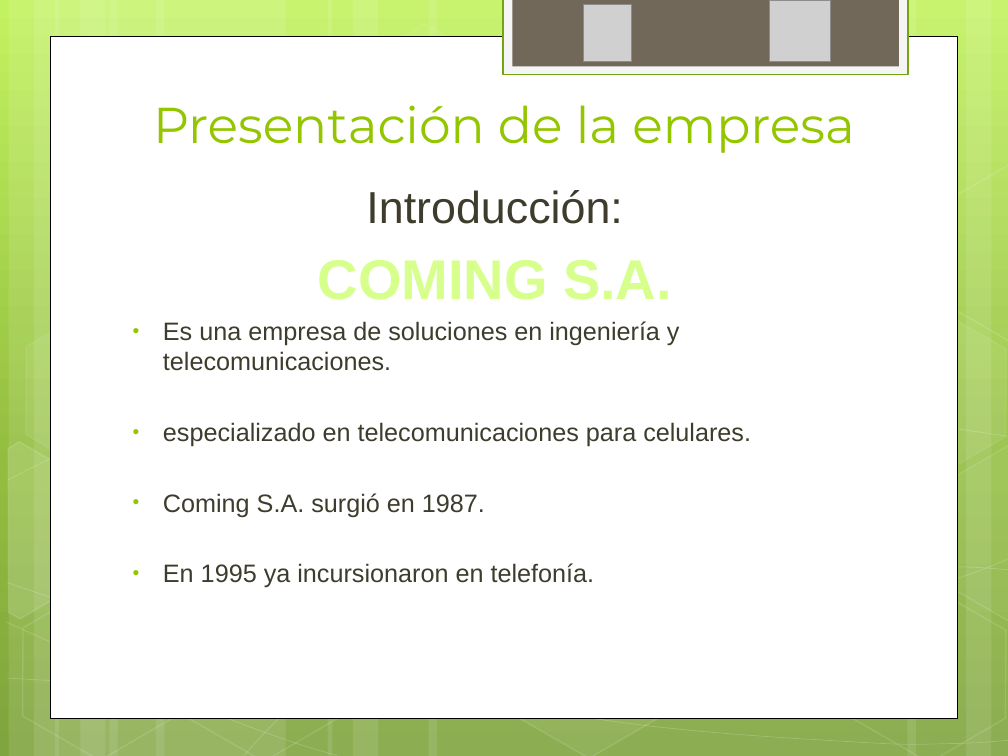
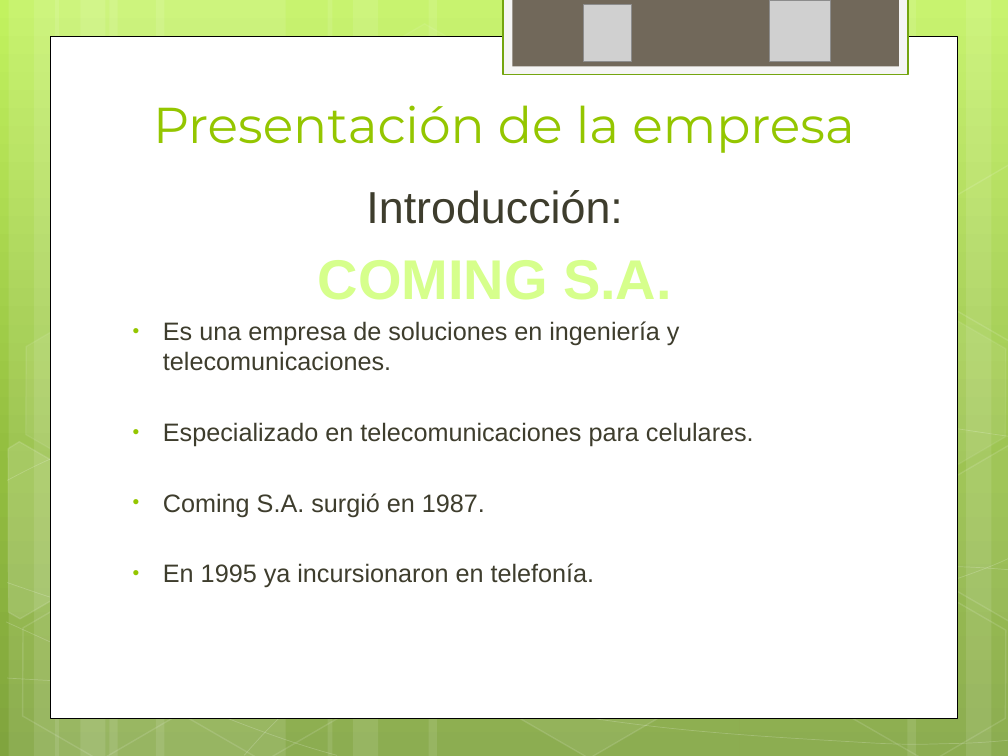
Before and after one commit to ptissera/habilitacion-profesional-2012-4k4, a slide deck: slide 5 of Documentacion/Informe Preliminar/Presentacion Informe Preliminar.pptx. Drawn at 1008x756 pixels with LibreOffice and Linux fonts; fonts in the diff are those of the drawing; grey boxes stand for pictures. Boxes give left, top, right and bottom in pixels: in the first picture for what was removed or moved away, otherwise in the second. Text is boxed around its words. In the diff, an @@ line names an element or a change of style, - is before the commit and + after.

```diff
--- a/Documentacion/Informe Preliminar/Presentacion Informe Preliminar.pptx
+++ b/Documentacion/Informe Preliminar/Presentacion Informe Preliminar.pptx
@@ text at <box>163,422,754,447</box>: text changed @@
-• especializado en telecomunicaciones para celulares.
+• Especializado en telecomunicaciones para celulares.
```
Also in this commit, not shown: 6 other slides changed, 3 slides added, 2 slides removed.
